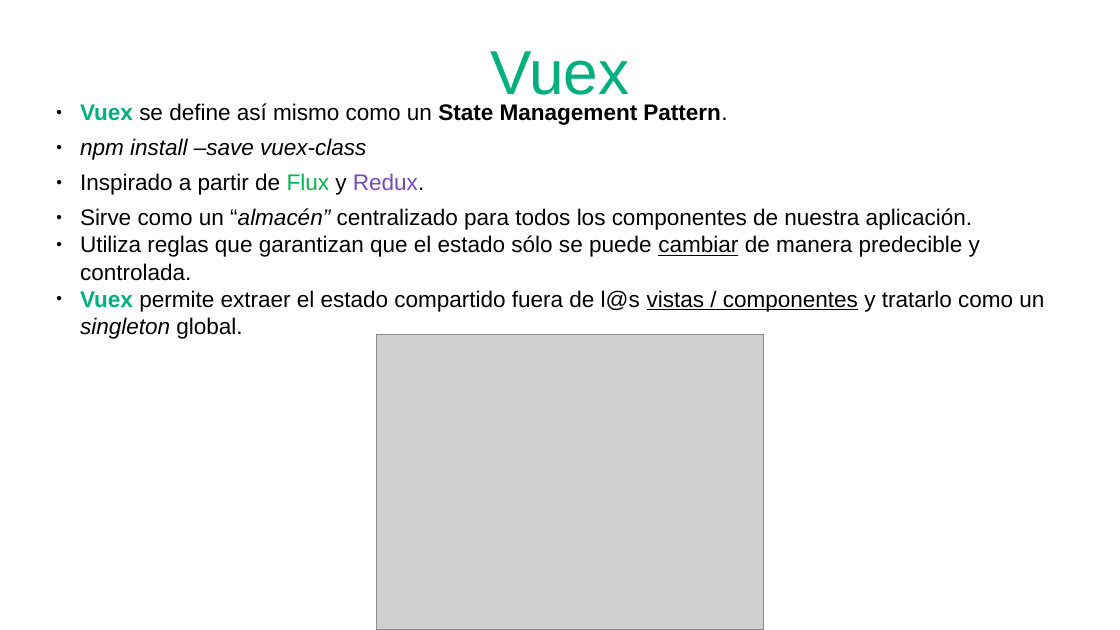
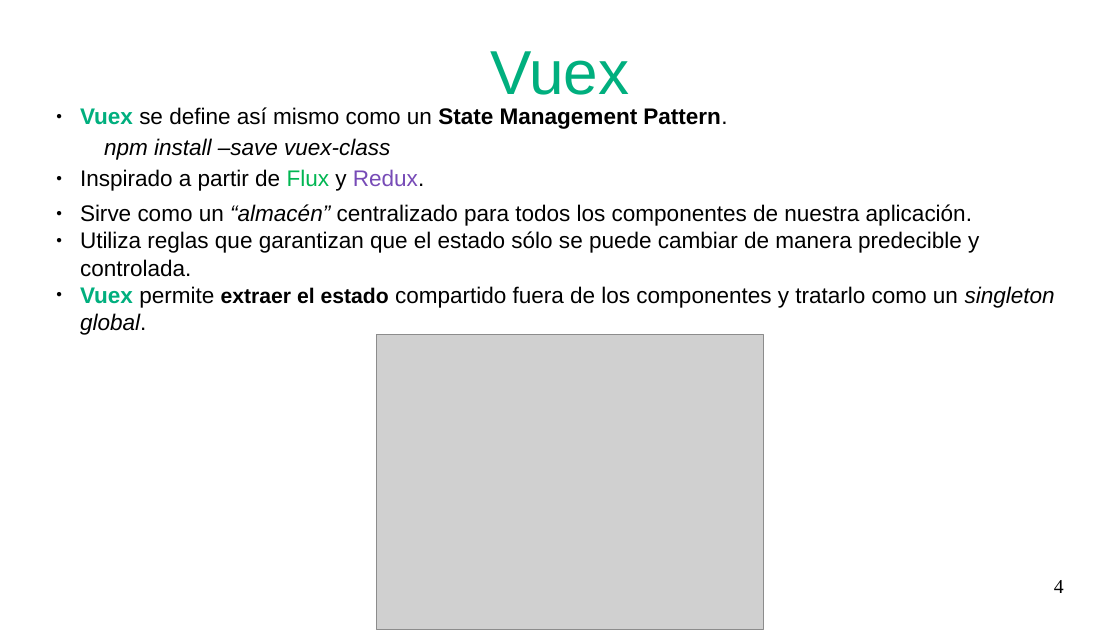
Before and after one commit to xino1010/vue-nest-arduino, a slide deck: slide 4 of presentacion/presentacion.odp. Drawn at 1120x630 pixels with LibreOffice and Linux fonts; fonts in the diff are those of the drawing; grey boxes stand for pictures. Boxes give left, top, right and bottom in pixels: in the first picture for what was removed or moved away, otherwise in the second. Text is boxed around its words. In the diff, an @@ line names an element or a change of style, - is before the commit and + after.

```diff
--- a/presentacion/presentacion.odp
+++ b/presentacion/presentacion.odp
@@ subtitle at box(80, 107, 979, 277): italic on in "“almacén”"; underline off in "cambiar"; less space between paragraphs; bullet ● to none; list level 1 to 2 in "npm install –save vuex-class" @@
@@ subtitle at box(80, 286, 1055, 335): text changed @@
-● Vuex permite extraer el estado compartido fuera de l@s vistas / componentes y tratarlo como un singleton global.
+● Vuex permite extraer el estado compartido fuera de los componentes y tratarlo como un singleton global.
@@ page number added at box(1054, 580, 1064, 593), 14 pt, text #000000 @@
+4
```
Also in this commit, not shown: 13 other slides changed, 2 slides added, 1 slide removed, 9 other files.
